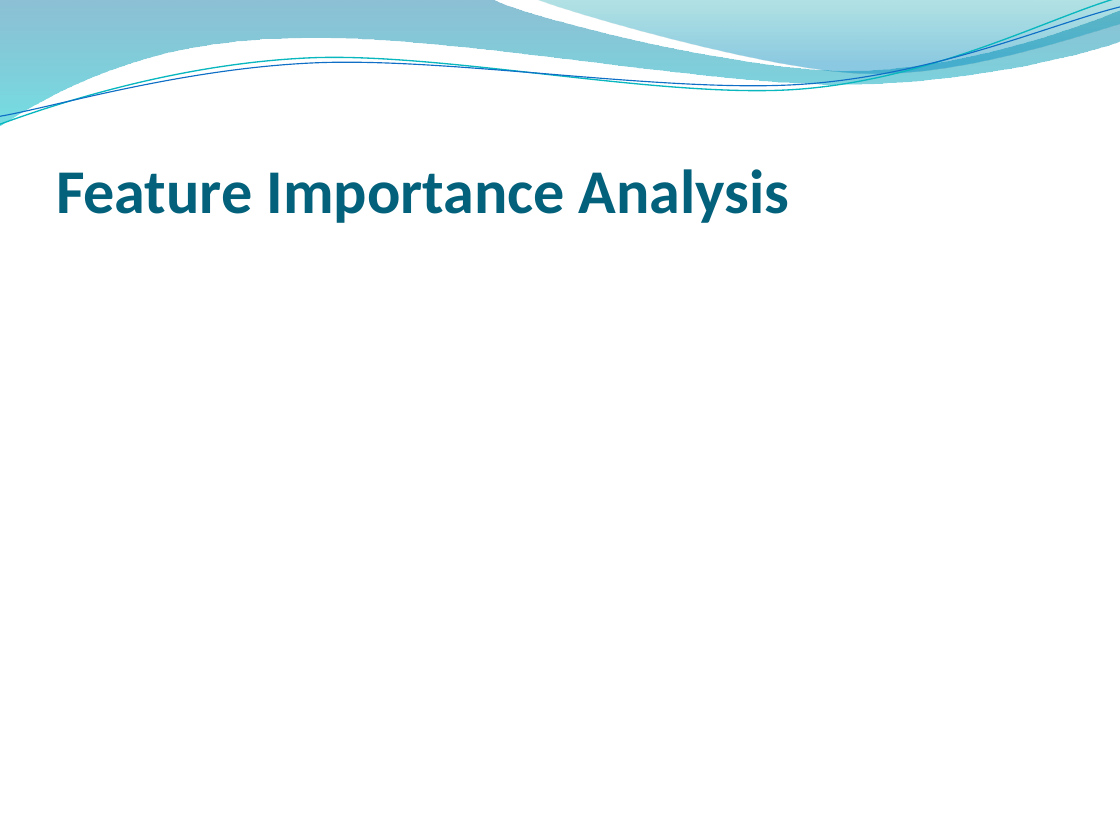
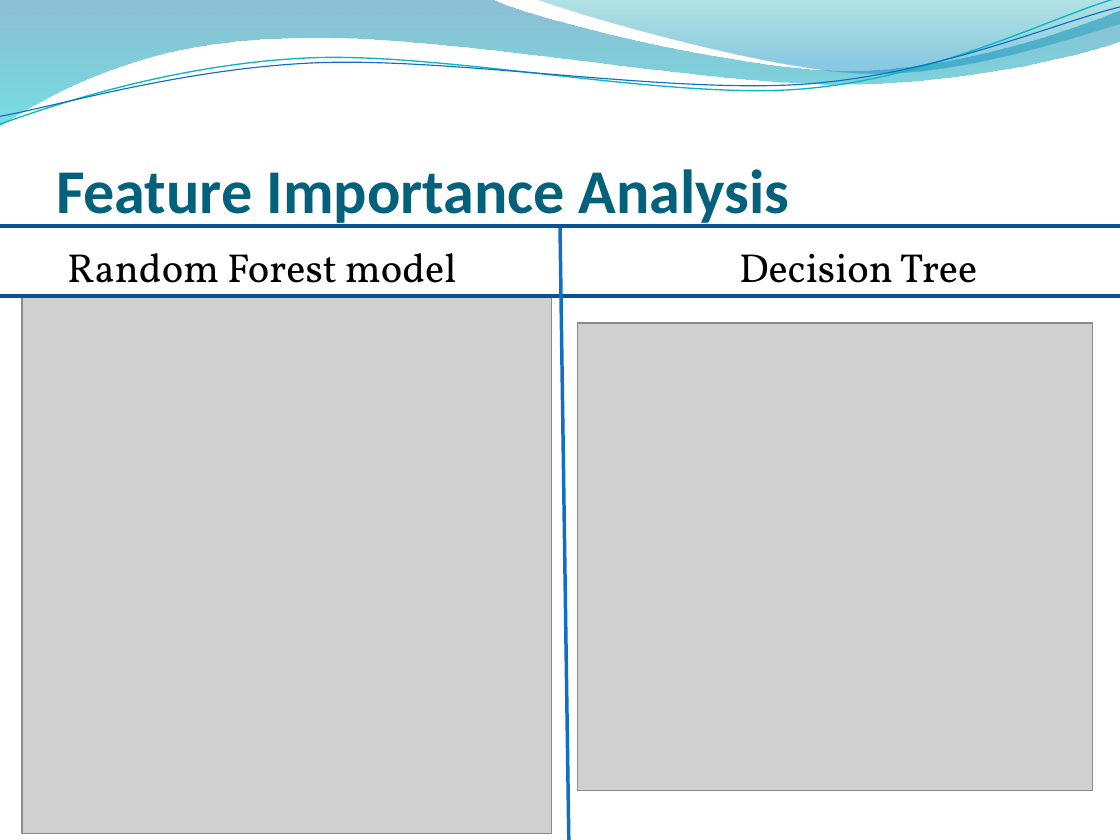
Before and after one commit to bhp001/Price-Prediction-for-Mobile-Phones, a slide deck: slide 17 of Price Prediction for Mobile Phones.pptx. Drawn at 1120x840 pixels with LibreOffice and Linux fonts; fonts in the diff are those of the drawing; grey boxes stand for pictures; background and template pictures are left out. Boxes give left, top, right and bottom in pixels: in the first picture for what was removed or moved away, otherwise in the second. Text is boxed around its words. In the diff, an @@ line names an element or a change of style, - is before the commit and + after.

```diff
--- a/Price Prediction for Mobile Phones.pptx
+++ b/Price Prediction for Mobile Phones.pptx
@@ line added from (0, 226) to (1120, 226), #095295 3 pt @@
@@ line added from (560, 226) to (569, 840), #0F6FC6 2.25 pt @@
@@ text added at bbox=[67, 253, 977, 301], 26 pt, text #000000 @@
+Random Forest model Decision Tree
@@ line added from (0, 296) to (1120, 296), #095295 3 pt @@
@@ picture added at bbox=[22, 296, 551, 833] @@
@@ picture added at bbox=[578, 323, 1093, 790] @@
```
Also in this commit, not shown: 3 other slides changed, 3 slides added, 3 slides removed.
